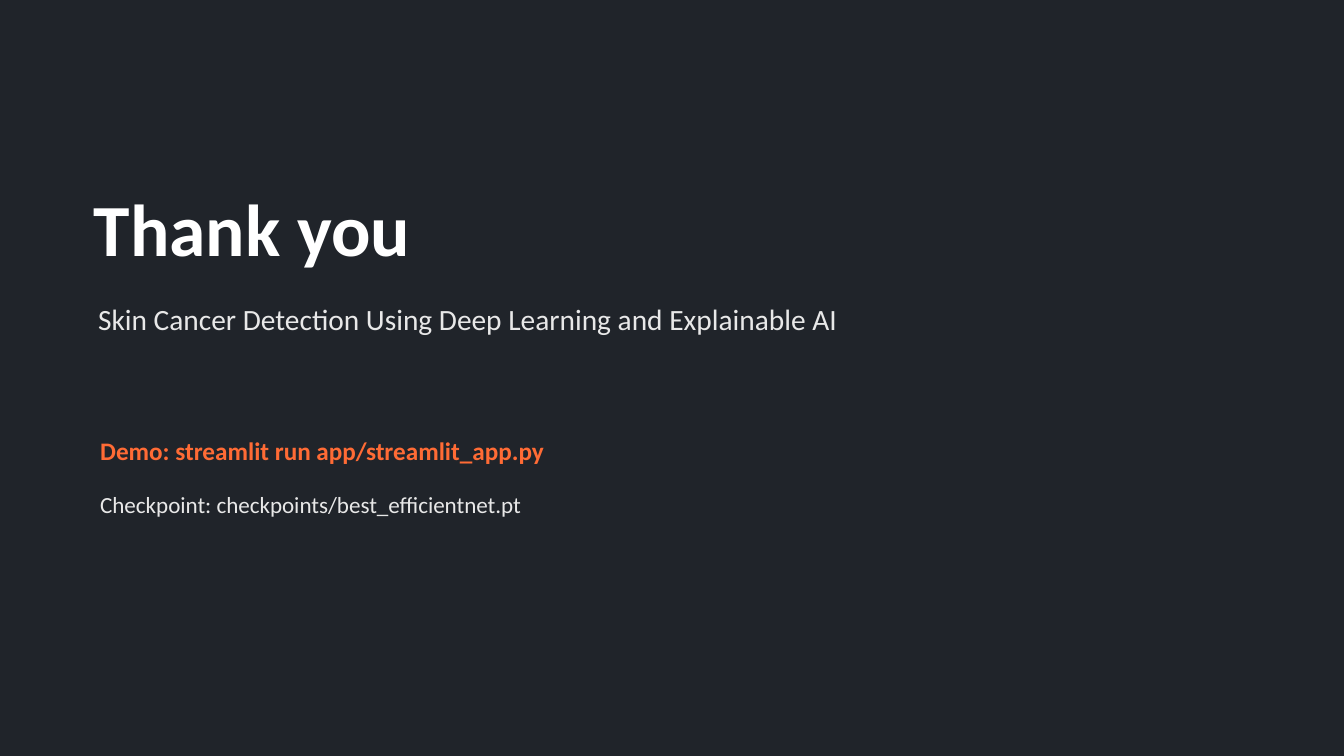
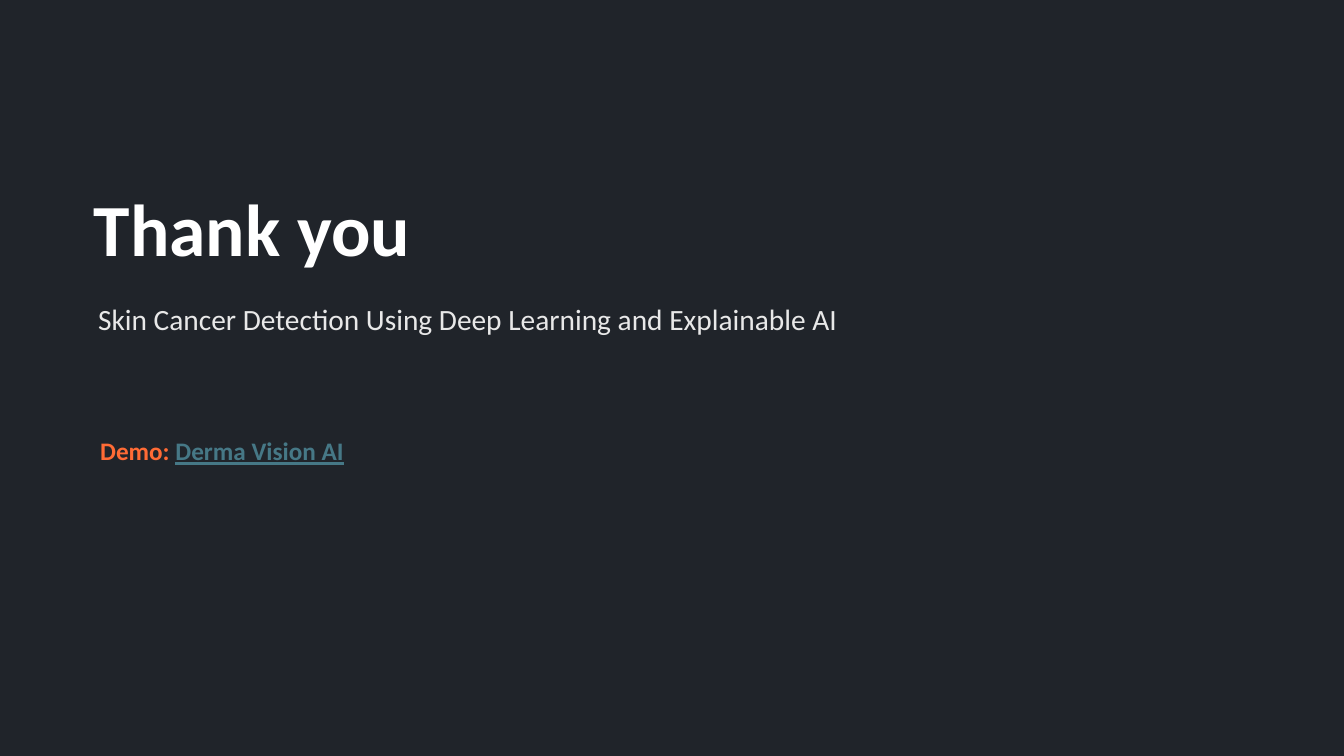
Before and after one commit to manasamarigoli15/Skin-Cancer-Detection, a slide deck: slide 13 of outputs/Skin_Cancer_Detection_XAI_Presentation.pptx. Drawn at 1344x756 pixels with LibreOffice and Linux fonts; fonts in the diff are those of the drawing. Boxes give left, top, right and bottom in pixels: in the first picture for what was removed or moved away, otherwise in the second. Text is boxed around its words. In the diff, an @@ line names an element or a change of style, - is before the commit and + after.

```diff
--- a/outputs/Skin_Cancer_Detection_XAI_Presentation.pptx
+++ b/outputs/Skin_Cancer_Detection_XAI_Presentation.pptx
@@ text at <box>100,442,344,465</box>: text changed; text colour #FF6B35 to #467886 @@
-Demo: streamlit run app/streamlit_app.py
+Demo: Derma Vision AI
@@ text removed at <box>100,497,521,517</box> @@
-Checkpoint: checkpoints/best_efficientnet.pt
```
Also in this commit, not shown: 11 other slides changed, 1 other file.
